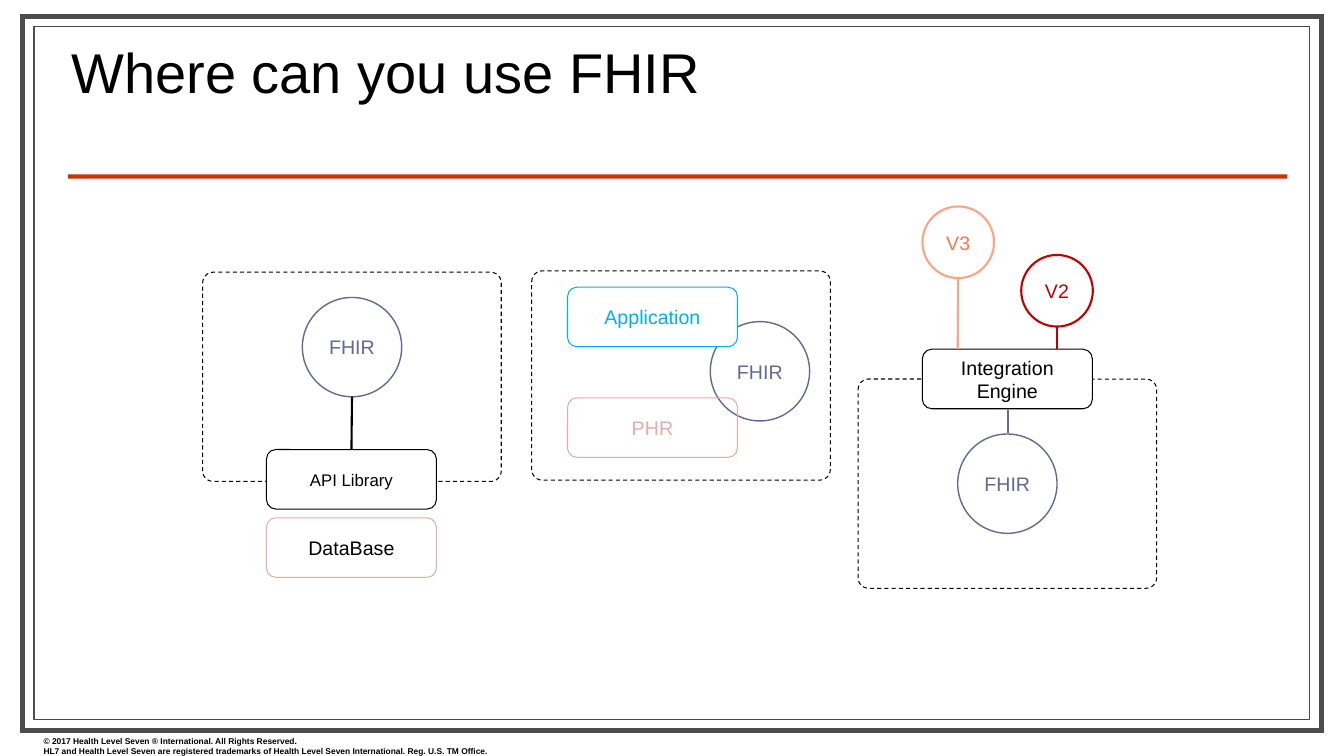
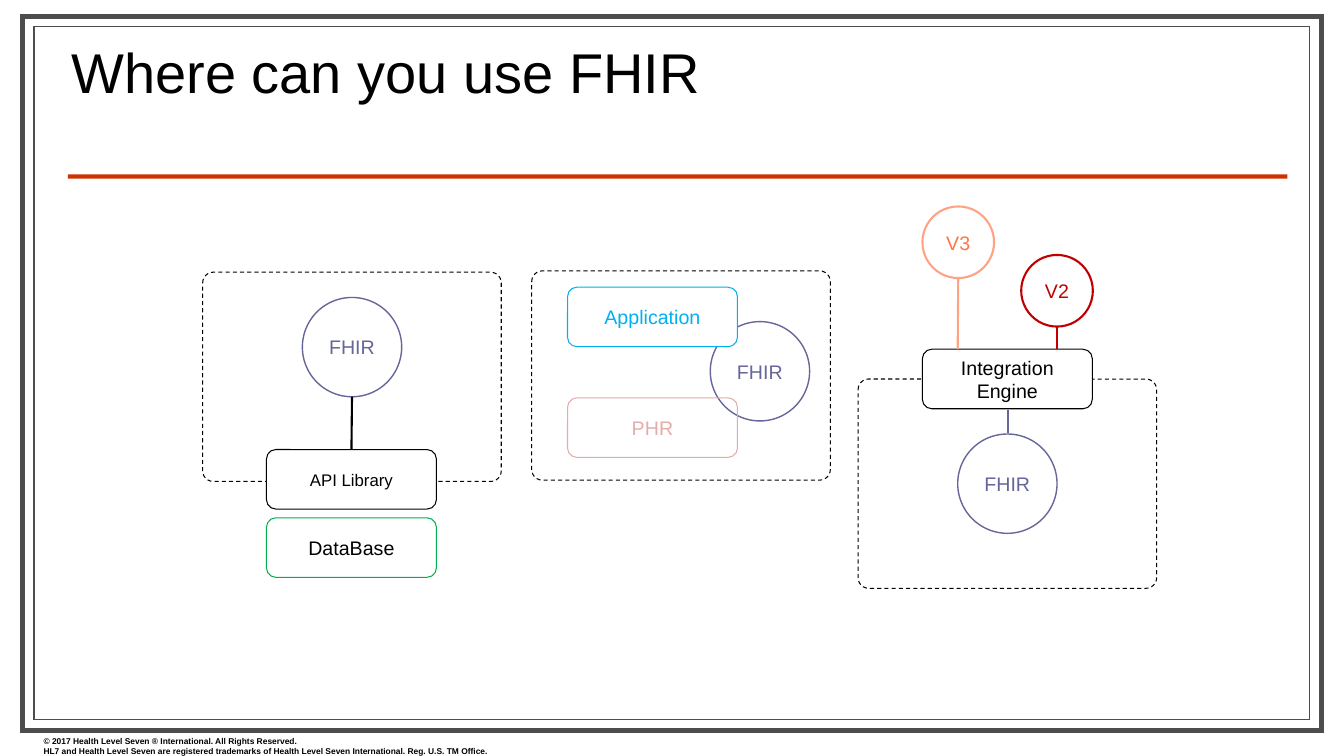
Before and after one commit to FHIR/documents, a slide deck: slide 12 of presentations/2018-01 Tutorials/Jan2018_FHIR for Clinicians.pptx. Drawn at 1344x756 pixels with LibreOffice and Linux fonts; fonts in the diff are those of the drawing; background and template pictures are left out. Boxes give left, top, right and bottom in pixels: in the first picture for what was removed or moved away, otherwise in the second. Text is boxed around its words. In the diff, an @@ line names an element or a change of style, - is before the commit and + after.

```diff
--- a/presentations/2018-01 Tutorials/Jan2018_FHIR for Clinicians.pptx
+++ b/presentations/2018-01 Tutorials/Jan2018_FHIR for Clinicians.pptx
@@ rounded rectangle "DataBase" at [266,518,437,578]: outline #E2ADAA 0.75 pt to #00B050 0.75 pt @@
```
Also in this commit, not shown: 9 other slides changed, 3 slides added, 3 slides removed.
